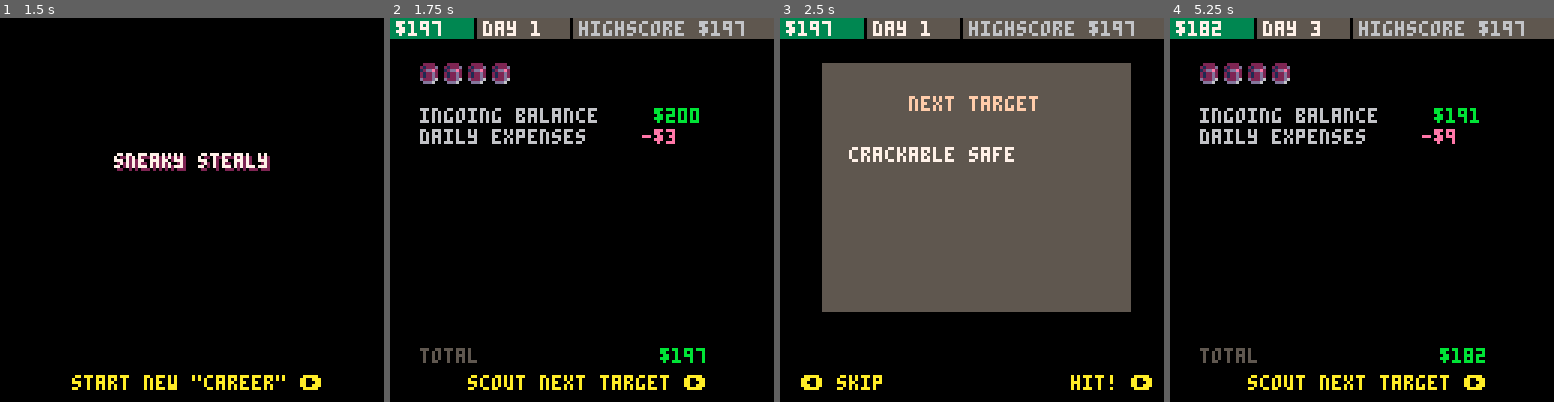
Above: before the commit, frames 1-4 (left to right).
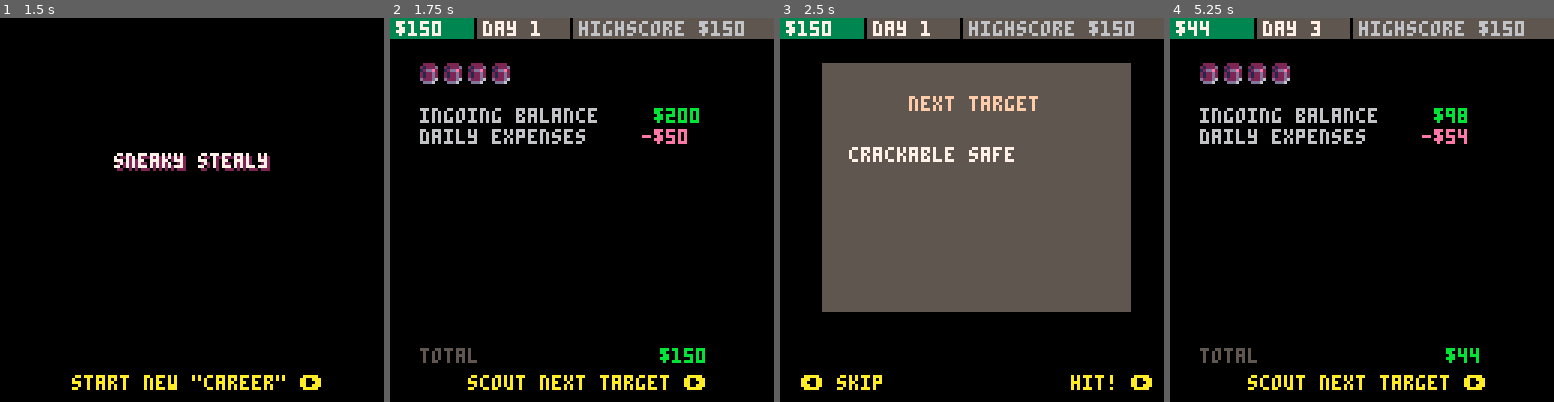
Above: after the commit, the same moments.

Repository: ironchestgames/pico-8-carts
Game: PICO-8 cartridge stealth.p8
Same seed, same stepped clock (60 frames per second), same inputs: the game is played once before the commit and once after it.
Inputs:
- Up to frame 1 (1.5 s): tap X (X key) at 0.33, 1.07 s; tap O (Z key) at 0.7 s
- Up to frame 2 (1.75 s): hold Right from 1.6 s (still down); tap O (Z key) at 1.7 s
- Up to frame 3 (2.5 s): tap X (X key) at 1.85 s; release Right at 2.1 s; tap O (Z key) at 2.1 s; hold Up 2.15-2.42 s; hold Right from 2.47 s (still down)
- Up to frame 4 (5.25 s): tap O (Z key) every 0.4 s from 2.5 to 4.9 s; tap X (X key) at 2.97, 4.08, 5.2 s; release Right at 3.03 s; hold Left 3.08-3.58 s; hold Down 3.63-3.97 s; hold Right 4.02-4.68 s; hold Up 4.73-5.03 s; hold Left from 5.08 s (still down)

Frame 1 is identical in both runs. In frame 2, 0.2% of the frame differs, in the area x 7-92%, y 1-90%; in frame 3, 0.1%; in frame 4, 0.7%, in the area x 4-92%, y 0-90%.

Commit message:
stealth - minor tweaks

Diff:
--- a/stealth.p8
+++ b/stealth.p8
@@ -205,7 +205,7 @@
    add(playerinventory,_o.loot) -- no value, it's information
   end
  end
- add(msgs,{_p.x,_p.y-1,_m,1,40})
+ add(msgs,{_p.x,_p.y-1,_m,1,20})
  _o.loot=nil
 end
 
@@ -1934,7 +1934,7 @@
   end
  end
  dset(2,dget(2)+1) -- day
- add(_rows,{'daily expenses',-dget(2)*3}) -- day
+ add(_rows,{'daily expenses',-48-dget(2)*2}) -- day
  local _cash=0
  for _r in all(_rows) do
   _cash+=_r[2]
